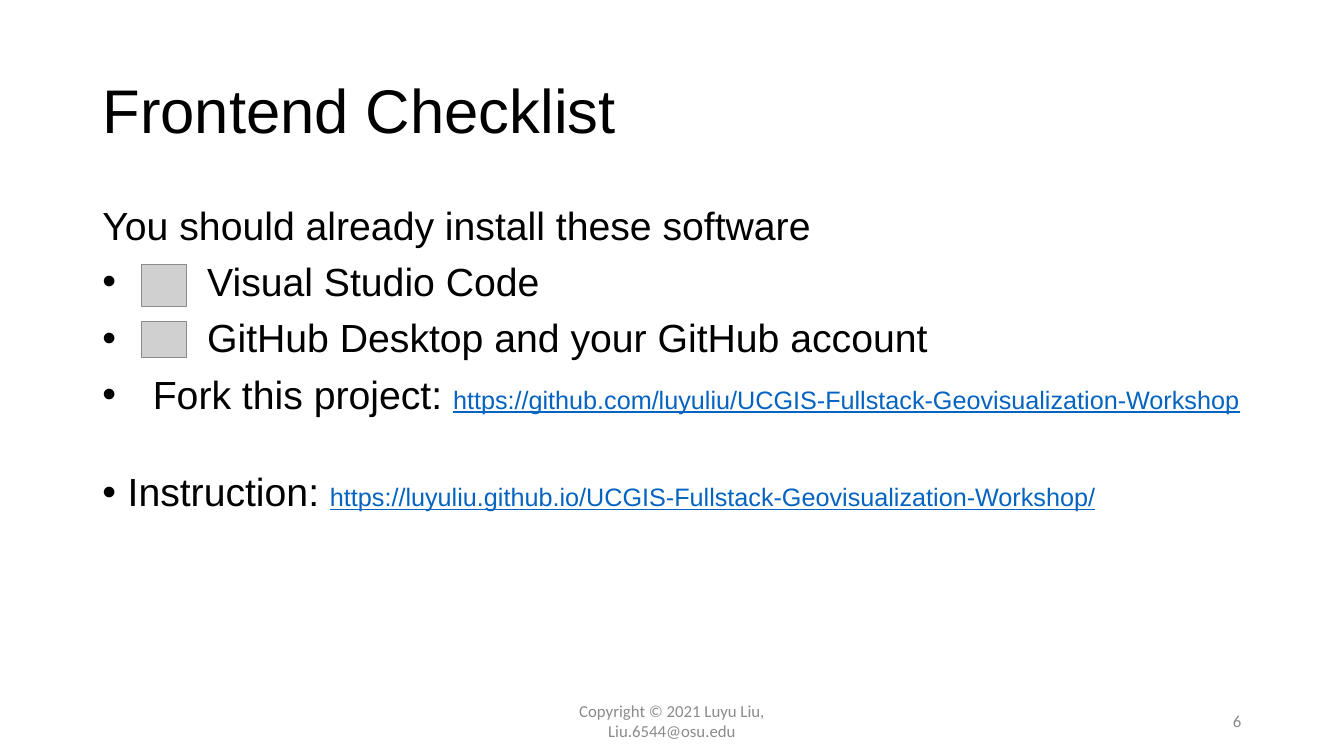
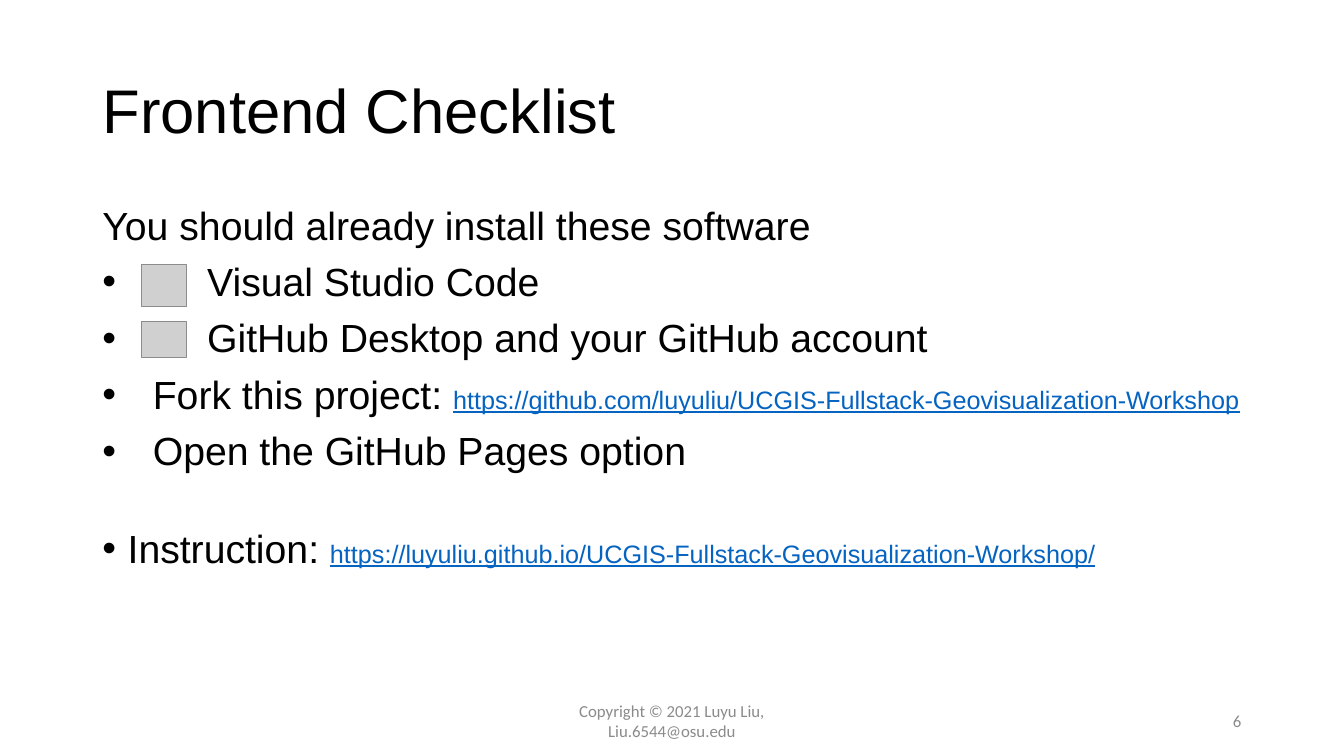
Before and after one commit to xiaohuiliugis/UCGIS-Fullstack-Geovisualization-Workshop, a slide deck: slide 6 of doc/presentation.pptx. Drawn at 1344x756 pixels with LibreOffice and Linux fonts; fonts in the diff are those of the drawing; grey boxes stand for pictures; background and template pictures are left out. Boxes give left, top, right and bottom in pixels: in the first picture for what was removed or moved away, otherwise in the second. Text is boxed around its words. In the diff, an @@ line names an element or a change of style, - is before the commit and + after.

```diff
--- a/doc/presentation.pptx
+++ b/doc/presentation.pptx
@@ text at [153,436,686,473]: paragraph added @@
+• Open the GitHub Pages option
```
Also in this commit, not shown: 6 other slides changed, 1 other file.
